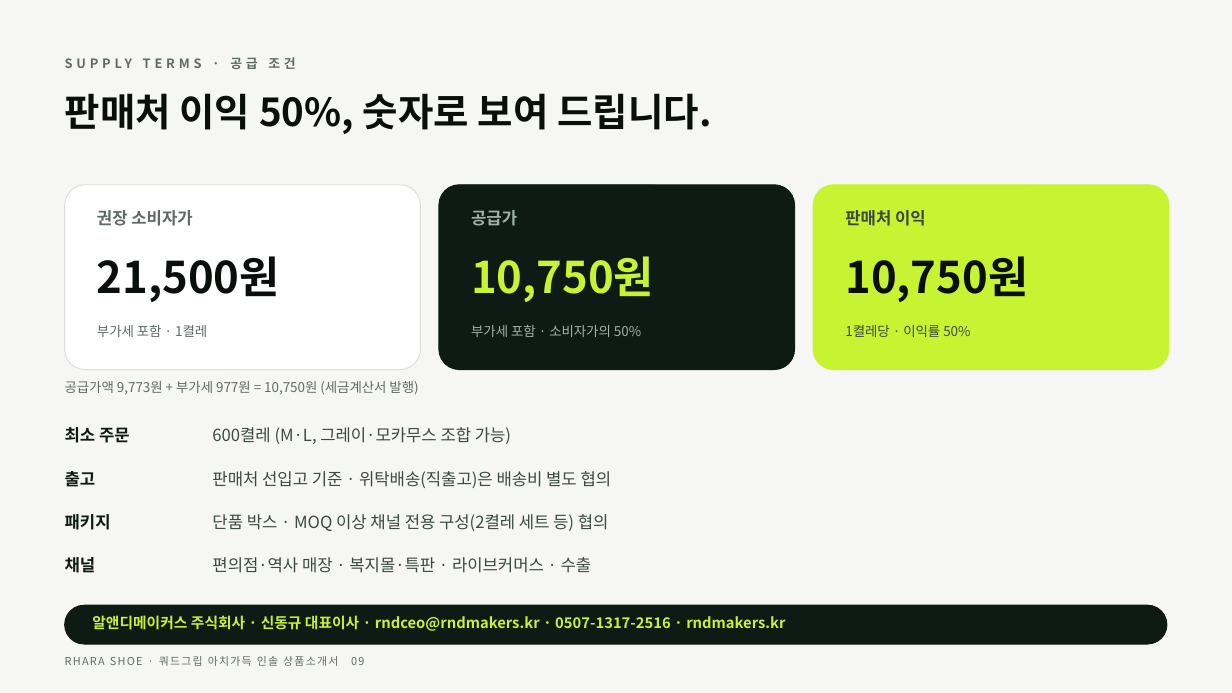
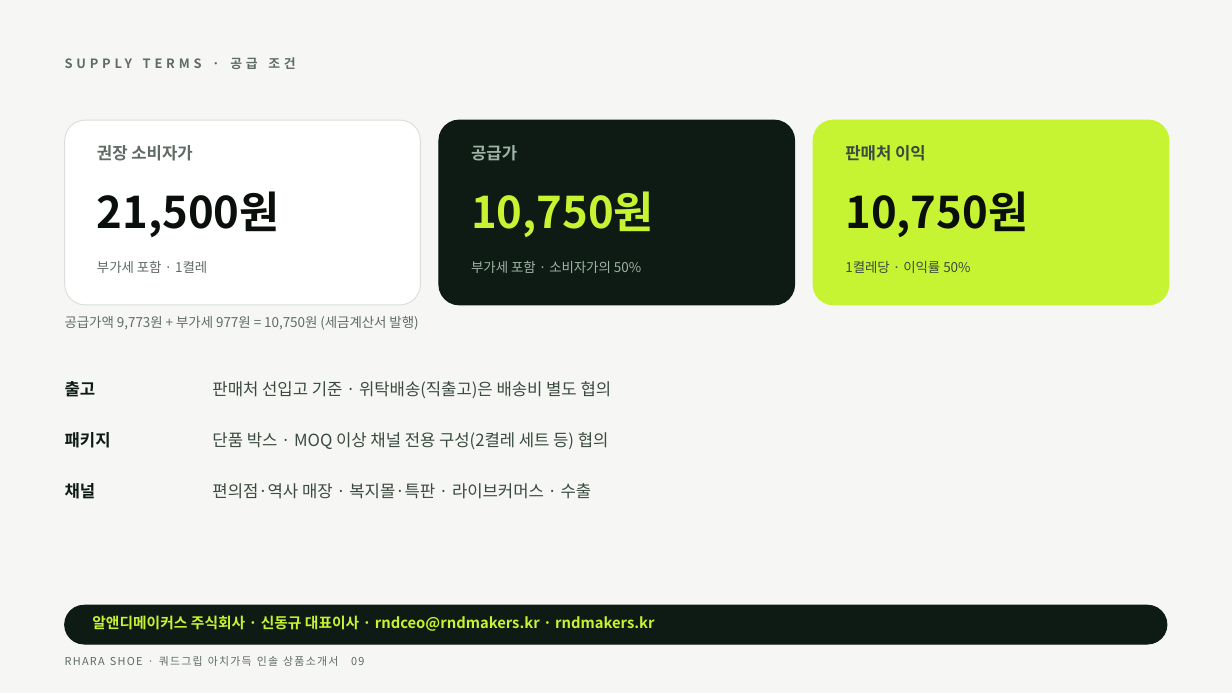
Before and after one commit to ydcompany89/harness-system, a slide deck: slide 9 of launch/rs/sales/insole-deck/RHARA_SHOE_아치가득인솔_상품소개서.pptx. Drawn at 1232x693 pixels with LibreOffice and Linux fonts; fonts in the diff are those of the drawing. Boxes give left, top, right and bottom in pixels: in the first picture for what was removed or moved away, otherwise in the second. Text is boxed around its words. In the diff, an @@ line names an element or a change of style, - is before the commit and + after.

```diff
--- a/launch/rs/sales/insole-deck/RHARA_SHOE_아치가득인솔_상품소개서.pptx
+++ b/launch/rs/sales/insole-deck/RHARA_SHOE_아치가득인솔_상품소개서.pptx
@@ text removed at <box>65,93,711,134</box> @@
-판매처 이익 50%, 숫자로 보여 드립니다.
@@ 10 texts, 3 rounded rectangles: place and size @@
-10 texts, 3 rounded rectangles at <box>65,185,1169,395</box>
+10 texts, 3 rounded rectangles at <box>65,120,1169,330</box>
@@ text "출고": place and size @@
-text "출고" at <box>65,471,96,487</box>
+text "출고" at <box>65,381,96,397</box>
@@ text "판매처 선입고 기준 · 위탁배송(직출고)은 ...": place and size @@
-text "판매처 선입고 기준 · 위탁배송(직출고)은 ..." at <box>212,471,612,488</box>
+text "판매처 선입고 기준 · 위탁배송(직출고)은 ..." at <box>212,381,612,398</box>
@@ text "패키지": place and size @@
-text "패키지" at <box>65,514,111,530</box>
+text "패키지" at <box>65,432,111,448</box>
@@ text removed at <box>65,427,130,443</box> @@
-최소 주문
@@ text "단품 박스 · MOQ 이상 ...": place and size @@
-text "단품 박스 · MOQ 이상 ..." at <box>212,514,609,531</box>
+text "단품 박스 · MOQ 이상 ..." at <box>212,432,609,449</box>
@@ text removed at <box>212,427,511,444</box> @@
-600켤레 (M·L, 그레이·모카무스 조합 가능)
@@ text "채널": place and size @@
-text "채널" at <box>65,557,96,573</box>
+text "채널" at <box>65,483,96,499</box>
@@ text "편의점·역사 매장 · 복지몰·특판 · ...": place and size @@
-text "편의점·역사 매장 · 복지몰·특판 · ..." at <box>212,557,592,573</box>
+text "편의점·역사 매장 · 복지몰·특판 · ..." at <box>212,483,592,499</box>
@@ text at <box>92,615,654,631</box>: text changed @@
-알앤디메이커스 주식회사 · 신동규 대표이사 · rndceo@rndmakers.kr · 0507-1317-2516 · rndmakers.kr
+알앤디메이커스 주식회사 · 신동규 대표이사 · rndceo@rndmakers.kr · rndmakers.kr
```
Also in this commit, not shown: 3 other slides changed, 26 other files.
